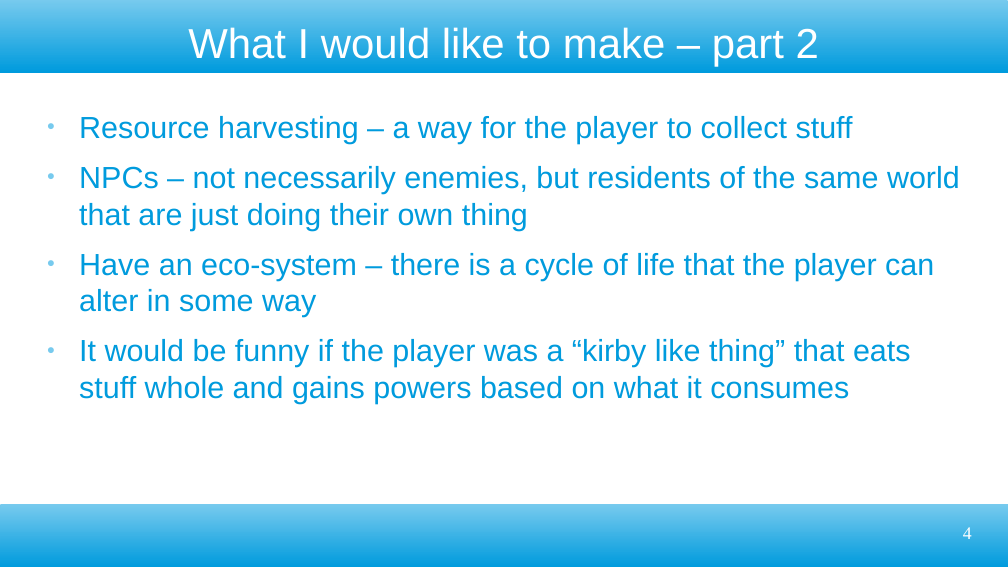
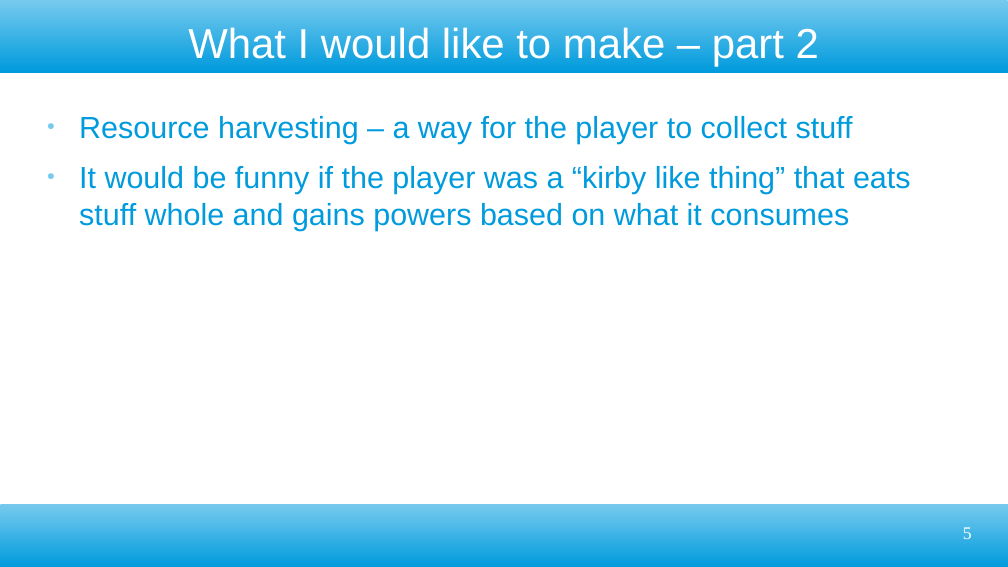
Before and after one commit to ktosox/GWJ77-Metamorphosis, a slide deck: slide 5 of GDD.odp (slide 4 before the commit). Drawn at 1008x567 pixels with LibreOffice and Linux fonts; fonts in the diff are those of the drawing. Boxes give left, top, right and bottom in pixels: in the first picture for what was removed or moved away, otherwise in the second. Text is boxed around its words. In the diff, an @@ line names an element or a change of style, - is before the commit and + after.

```diff
--- a/GDD.odp
+++ b/GDD.odp
@@ text at box(79, 166, 960, 317): paragraphs removed @@
-● NPCs – not necessarily enemies, but residents of the same world that are just doing their own thing
-● Have an eco-system – there is a cycle of life that the player can alter in some way
@@ page number at box(963, 527, 972, 539): text changed @@
-4
+5
```
Also in this commit, not shown: 2 other slides changed, 2 slides added, 1 slide removed, 16 other files.
